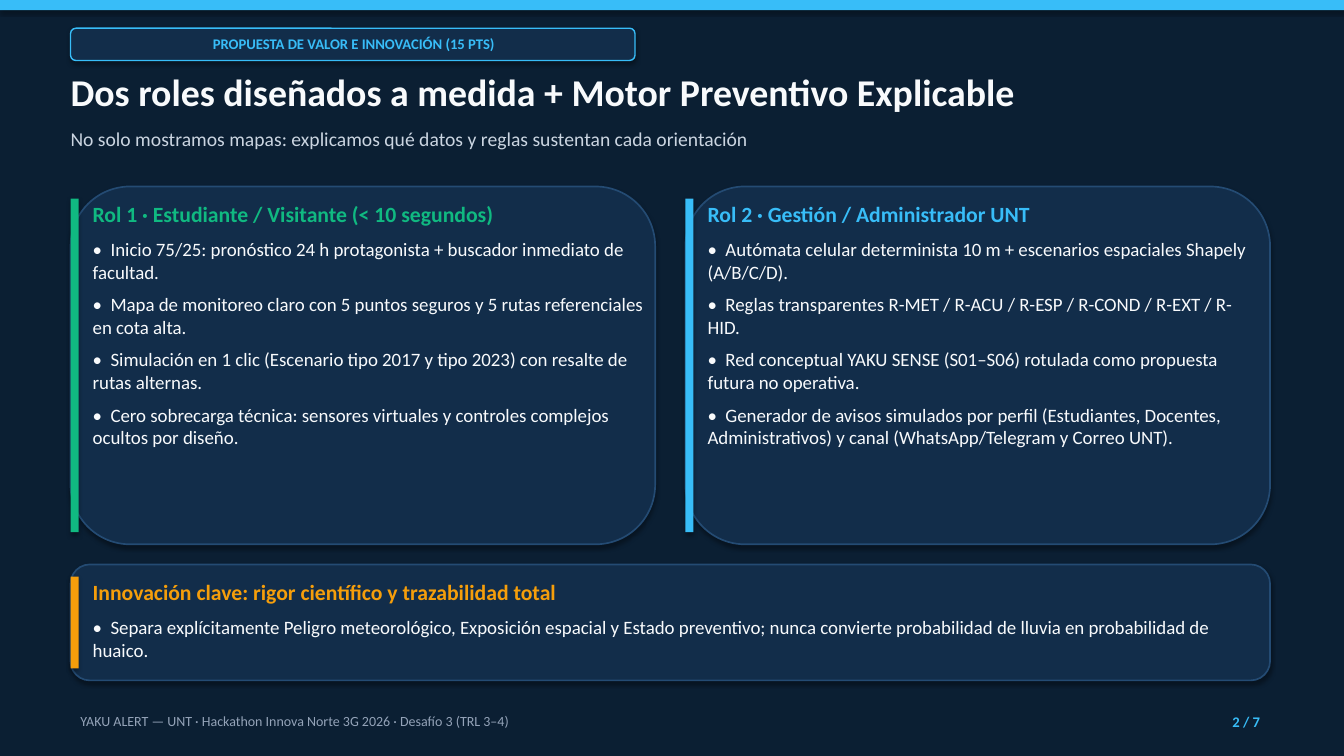
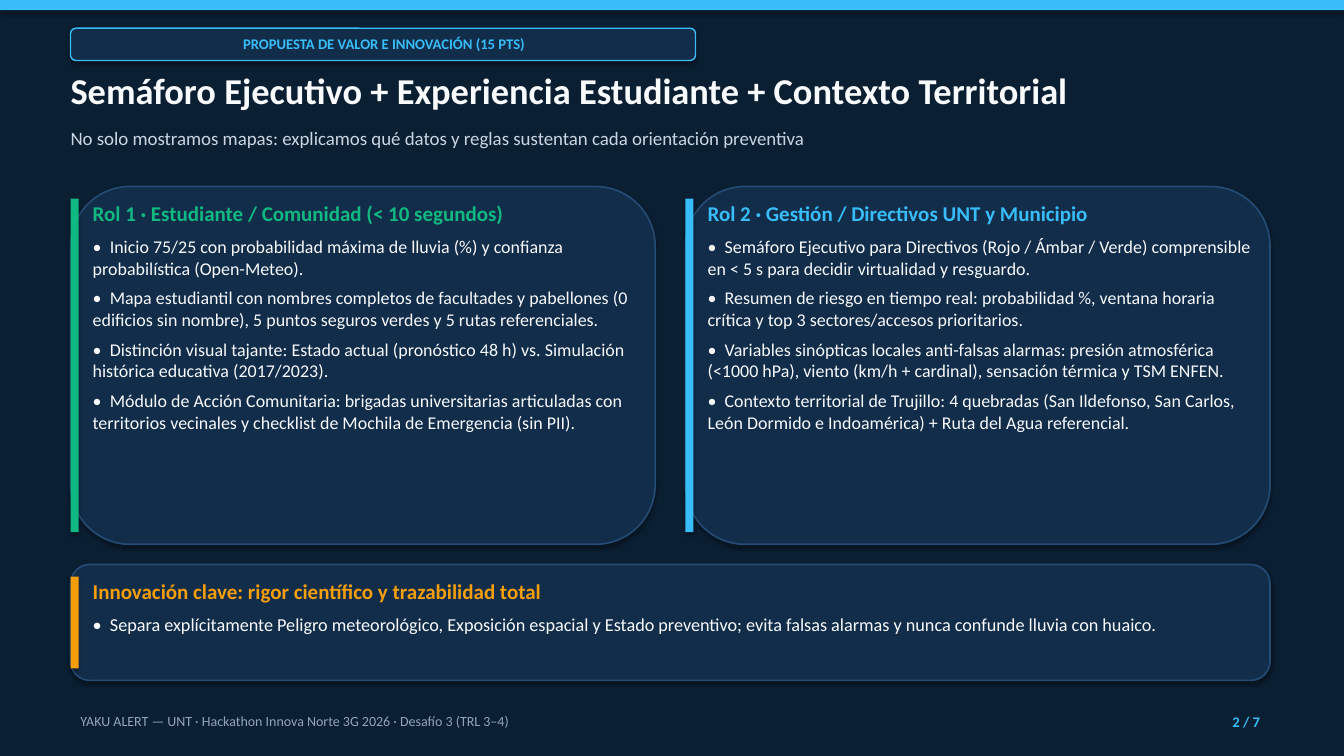
Before and after one commit to Prolexis/yaku-alert-unt, a slide deck: slide 2 of pitch/YAKU_ALERT_UNT_PITCH.pptx. Drawn at 1344x756 pixels with LibreOffice and Linux fonts; fonts in the diff are those of the drawing. Boxes give left, top, right and bottom in pixels: in the first picture for what was removed or moved away, otherwise in the second. Text is boxed around its words. In the diff, an @@ line names an element or a change of style, - is before the commit and + after.

Commit message:
docs(pitch): update 7-slide pitch deck and jurado defense guide with feedback from Trujillo risk specialists

```diff
--- a/pitch/YAKU_ALERT_UNT_PITCH.pptx
+++ b/pitch/YAKU_ALERT_UNT_PITCH.pptx
@@ rounded rectangle "PROPUESTA DE VALOR E INNOVACIÓN ...": place and size @@
-rounded rectangle "PROPUESTA DE VALOR E INNOVACIÓN ..." at box(71, 28, 635, 60)
+rounded rectangle "PROPUESTA DE VALOR E INNOVACIÓN ..." at box(71, 28, 696, 60)
@@ text at box(71, 78, 1068, 110): text changed; size 27 to 26 pt @@
-Dos roles diseñados a medida + Motor Preventivo Explicable
+Semáforo Ejecutivo + Experiencia Estudiante + Contexto Territorial
@@ text at box(71, 132, 804, 148): text changed; size 14 to 13.5 pt @@
-No solo mostramos mapas: explicamos qué datos y reglas sustentan cada orientación
+No solo mostramos mapas: explicamos qué datos y reglas sustentan cada orientación preventiva
@@ text at box(93, 205, 628, 432): text changed; size 13.5 to 12.8 pt @@
-Rol 1 · Estudiante / Visitante (< 10 segundos)
-• Inicio 75/25: pronóstico 24 h protagonista + buscador inmediato de facultad.
-• Mapa de monitoreo claro con 5 puntos seguros y 5 rutas referenciales en cota alta.
-• Simulación en 1 clic (Escenario tipo 2017 y tipo 2023) con resalte de rutas alternas.
-• Cero sobrecarga técnica: sensores virtuales y controles complejos ocultos por diseño.
+Rol 1 · Estudiante / Comunidad (< 10 segundos)
+• Inicio 75/25 con probabilidad máxima de lluvia (%) y confianza probabilística (Open-Meteo).
+• Mapa estudiantil con nombres completos de facultades y pabellones (0 edificios sin nombre), 5 puntos seguros verdes y 5 rutas referenciales.
+• Distinción visual tajante: Estado actual (pronóstico 48 h) vs. Simulación histórica educativa (2017/2023).
+• Módulo de Acción Comunitaria: brigadas universitarias articuladas con territorios vecinales y checklist de Mochila de Emergencia (sin PII).
@@ text at box(708, 206, 1251, 432): text changed; size 13.5 to 12.8 pt @@
-Rol 2 · Gestión / Administrador UNT
-• Autómata celular determinista 10 m + escenarios espaciales Shapely (A/B/C/D).
-• Reglas transparentes R-MET / R-ACU / R-ESP / R-COND / R-EXT / R-HID.
-• Red conceptual YAKU SENSE (S01–S06) rotulada como propuesta futura no operativa.
-• Generador de avisos simulados por perfil (Estudiantes, Docentes, Administrativos) y canal (WhatsApp/Telegram y Correo UNT).
+Rol 2 · Gestión / Directivos UNT y Municipio
+• Semáforo Ejecutivo para Directivos (Rojo / Ámbar / Verde) comprensible en < 5 s para decidir virtualidad y resguardo.
+• Resumen de riesgo en tiempo real: probabilidad %, ventana horaria crítica y top 3 sectores/accesos prioritarios.
+• Variables sinópticas locales anti-falsas alarmas: presión atmosférica (<1000 hPa), viento (km/h + cardinal), sensación térmica y TSM ENFEN.
+• Contexto territorial de Trujillo: 4 quebradas (San Ildefonso, San Carlos, León Dormido e Indoamérica) + Ruta del Agua referencial.
@@ text at box(93, 584, 541, 603): size 15.5 to 15 pt in "Innovación clave: rigor científico y trazabilidad total"; less space between paragraphs @@
@@ text at box(110, 618, 1156, 634): text changed; size 13.5 to 13 pt @@
-• Separa explícitamente Peligro meteorológico, Exposición espacial y Estado preventivo; nunca convierte probabilidad de lluvia en probabilidad de huaico.
+• Separa explícitamente Peligro meteorológico, Exposición espacial y Estado preventivo; evita falsas alarmas y nunca confunde lluvia con huaico.
```
Also in this commit, not shown: 6 other slides changed, 2 other files.
